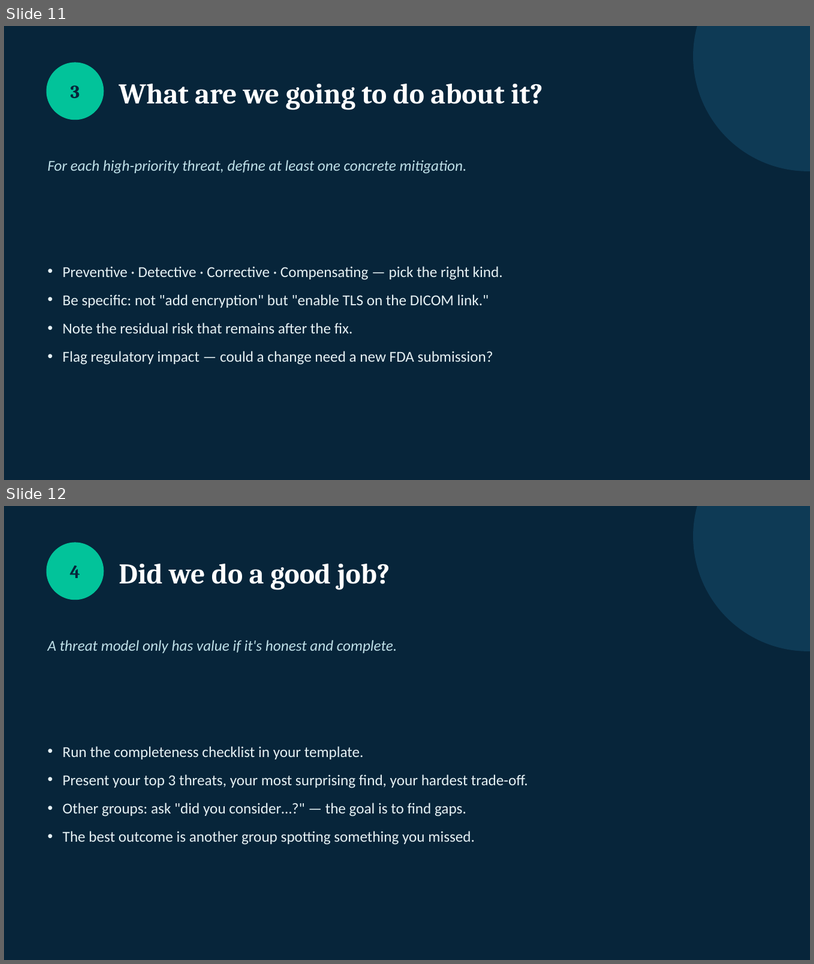
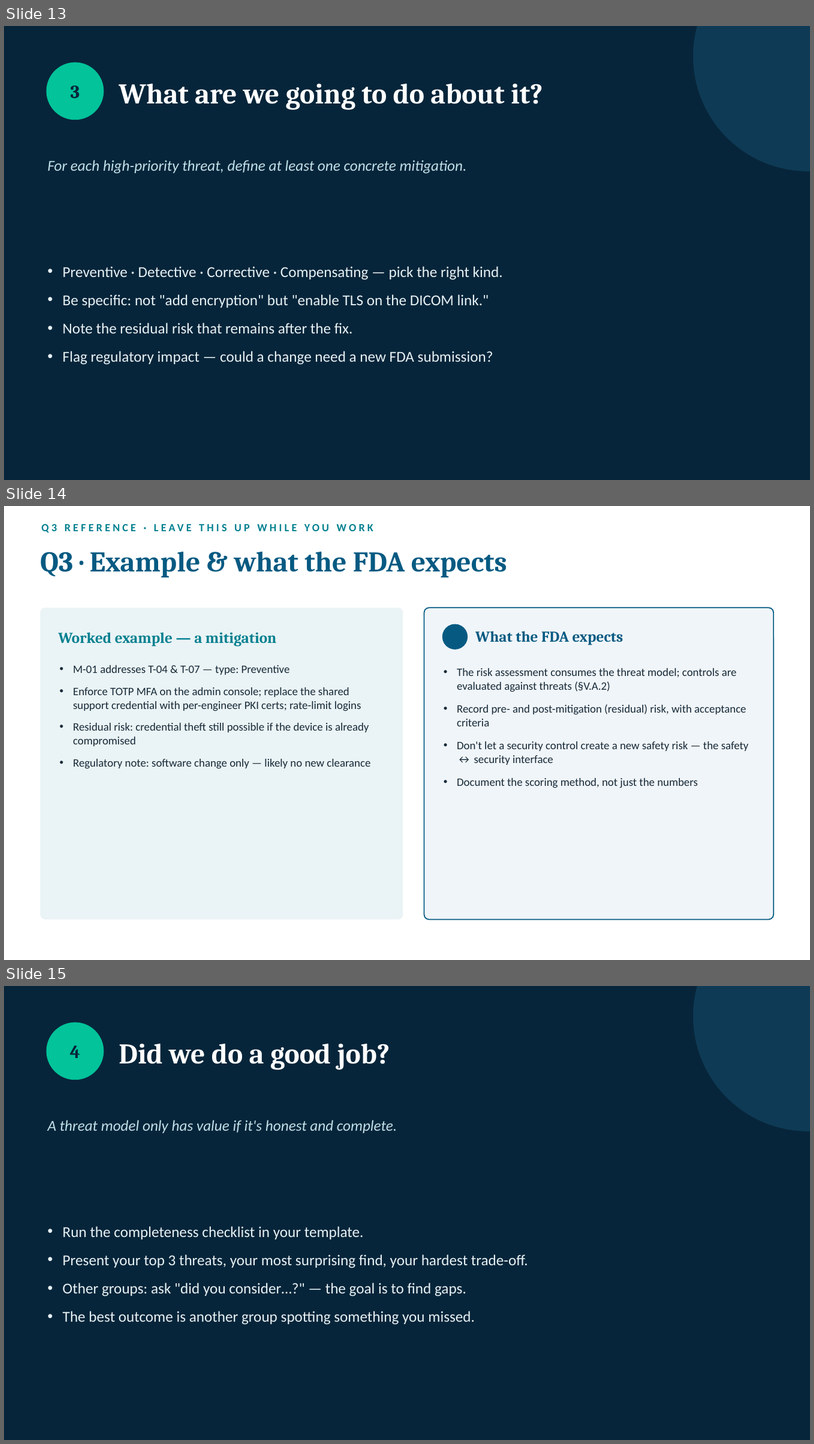
Before and after one commit to futik/threat-modeling-workshop, a slide deck: slides/workshop-intro-slides.pptx. Shown one above the other, each under a label of ours: slides 11 and 12 before the commit, slides 13, 14 and 15 after it. The pictures are 814x964 and 814x1444 pixels, drawn with LibreOffice and Linux fonts; fonts in the diff are those of the drawing. Boxes give left, top, right and bottom in pixels: in the first picture for what was removed or moved away, otherwise in the second. Text is boxed around its words. In the diff, an @@ line names an element or a change of style, - is before the commit and + after.

Commit message:
Add per-Q reference slides: worked example + FDA expectations (18 slides)

```diff
--- a/slides/workshop-intro-slides.pptx
+++ b/slides/workshop-intro-slides.pptx
@@ slide 14 added at <box>4,506,810,960</box>, background #FFFFFF @@
@@ text added at <box>41,524,374,533</box>, 13 pt, text #028090, bold @@
+Q3 REFERENCE · LEAVE THIS UP WHILE YOU WORK
@@ text added at <box>40,552,507,577</box>, 34 pt, text #065A82, bold @@
+Q3 · Example & what the FDA expects
@@ rounded rectangle added at <box>40,607,403,919</box>, fill #EAF3F5 @@
@@ rounded rectangle added at <box>425,607,774,919</box>, fill #F0F5F9, outline #065A82 1.25 pt @@
@@ ellipse added at <box>443,624,468,649</box>, fill #065A82 @@
@@ text added at <box>476,631,624,645</box>, 18 pt, text #065A82, bold @@
+What the FDA expects
@@ text added at <box>59,632,276,646</box>, 18 pt, text #028090, bold @@
+Worked example — a mitigation
@@ text added at <box>73,665,371,769</box>, 13.5 pt, text #172A38 @@
+• M-01 addresses T-04 & T-07 — type: Preventive
+• Enforce TOTP MFA on the admin console; replace the shared support credential with per-engineer PKI certs; rate-limit logins
+• Residual risk: credential theft still possible if the device is already compromised
+• Regulatory note: software change only — likely no new clearance
@@ text added at <box>457,668,749,788</box>, 13.5 pt, text #172A38 @@
+• The risk assessment consumes the threat model; controls are evaluated against threats (§V.A.2)
+• Record pre- and post-mitigation (residual) risk, with acceptance criteria
+• Don't let a security control create a new safety risk — the safety ↔ security interface
+• Document the scoring method, not just the numbers
@@ what was slide 11 is now slide 13 @@
@@ what was slide 12 is now slide 15 @@
```
Also in this commit, not shown: 3 other slides added, 1 other file.
